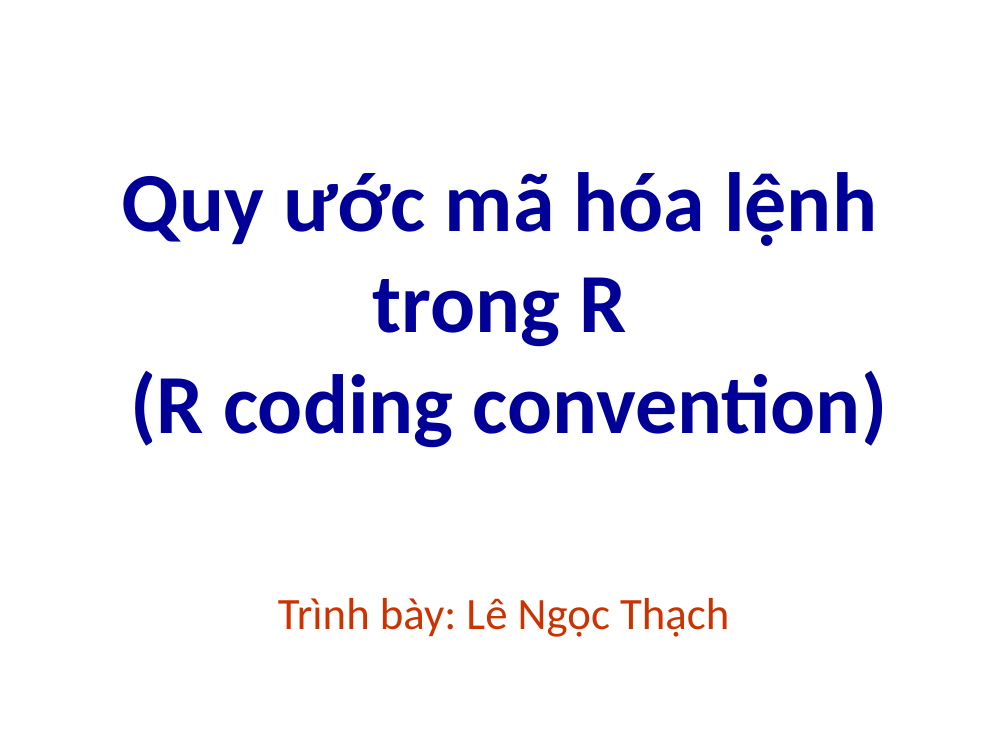
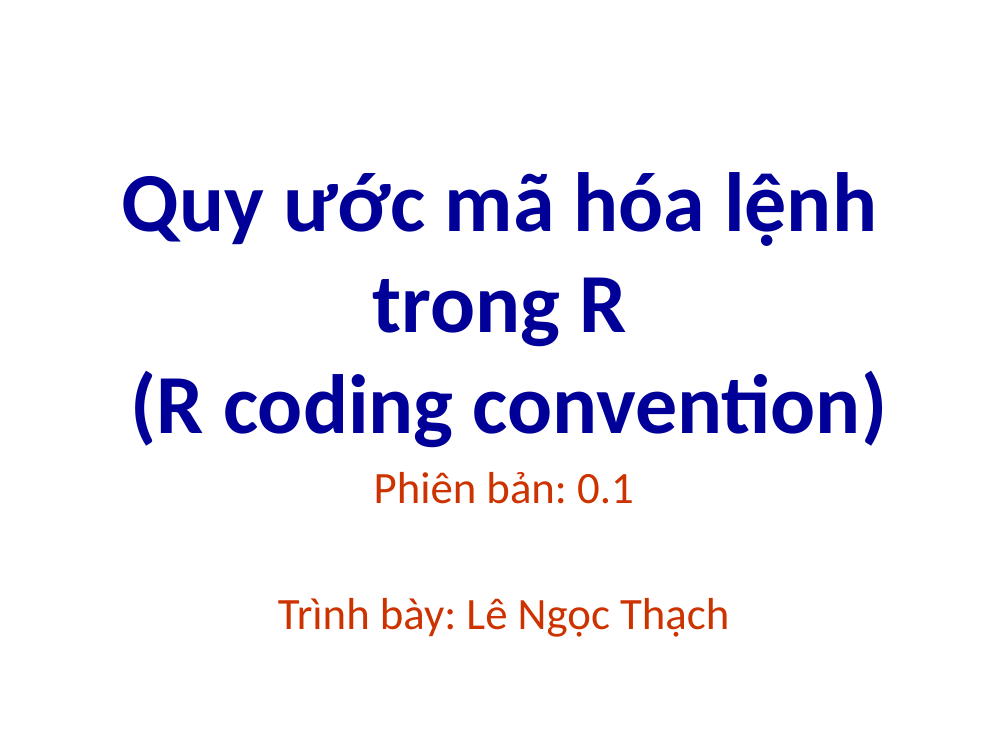
Before and after one commit to phantichdulieu/phantichdulieukhoahoc, a slide deck: slide 1 of qms/guideline/Guideline_R Coding Convention.pptx. Drawn at 1008x756 pixels with LibreOffice and Linux fonts; fonts in the diff are those of the drawing. Boxes give left, top, right and bottom in pixels: in the first picture for what was removed or moved away, otherwise in the second. Text is boxed around its words. In the diff, an @@ line names an element or a change of style, - is before the commit and + after.

Commit message:
Đề xuất quy tắc viết mã lệnh trong R Phiên bản 0.1

```diff
--- a/qms/guideline/Guideline_R Coding Convention.pptx
+++ b/qms/guideline/Guideline_R Coding Convention.pptx
@@ text added at (374,472,634,504), 32 pt, text #CC3300 @@
+Phiên bản: 0.1
```
Also in this commit, not shown: 1 slide added, 1 other file.
